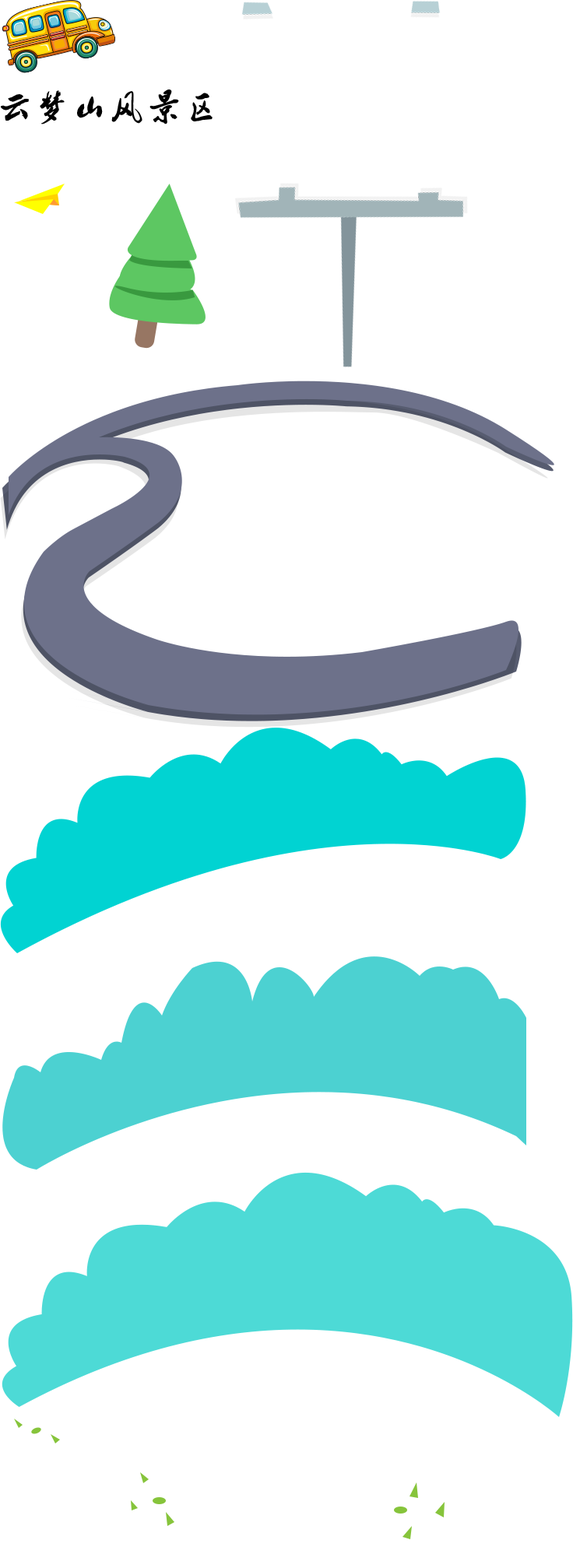
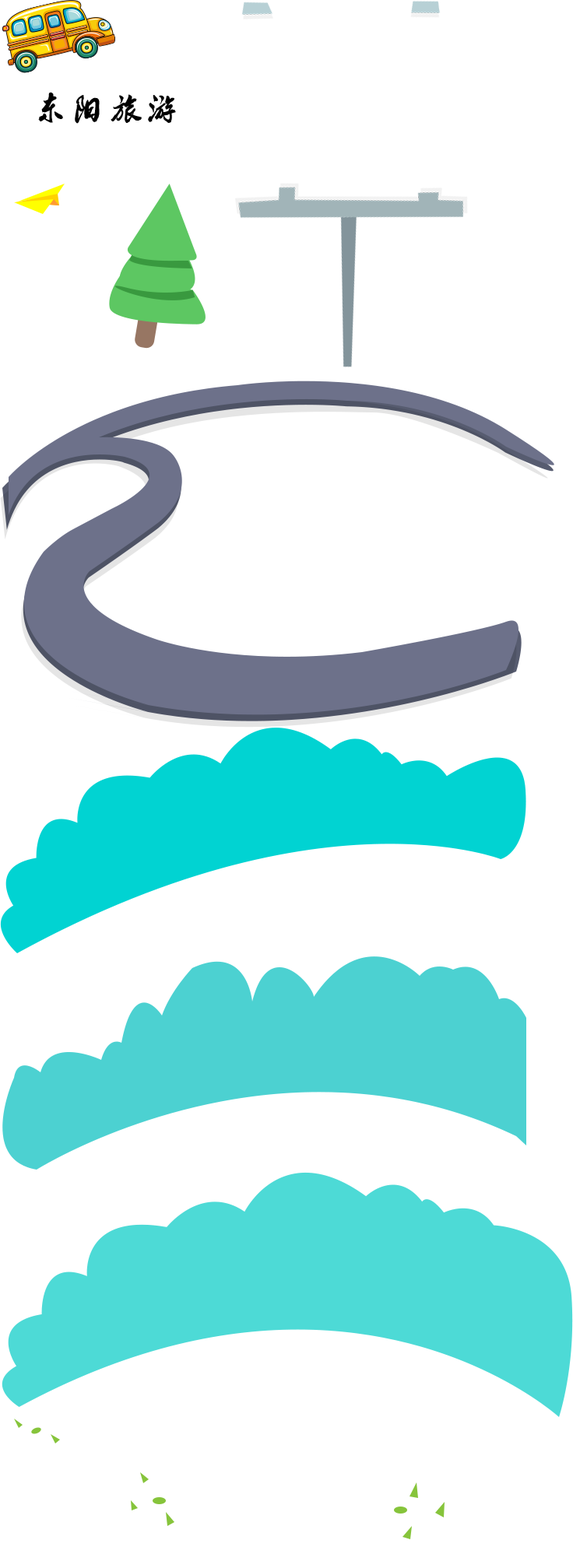
Comparing the layer stacks of the two 573×1568 images. Changes:
added layer "东阳旅游" above "形状 1" over <box>38,91,176,124</box>
hid "图层 1" over <box>0,89,213,125</box>
